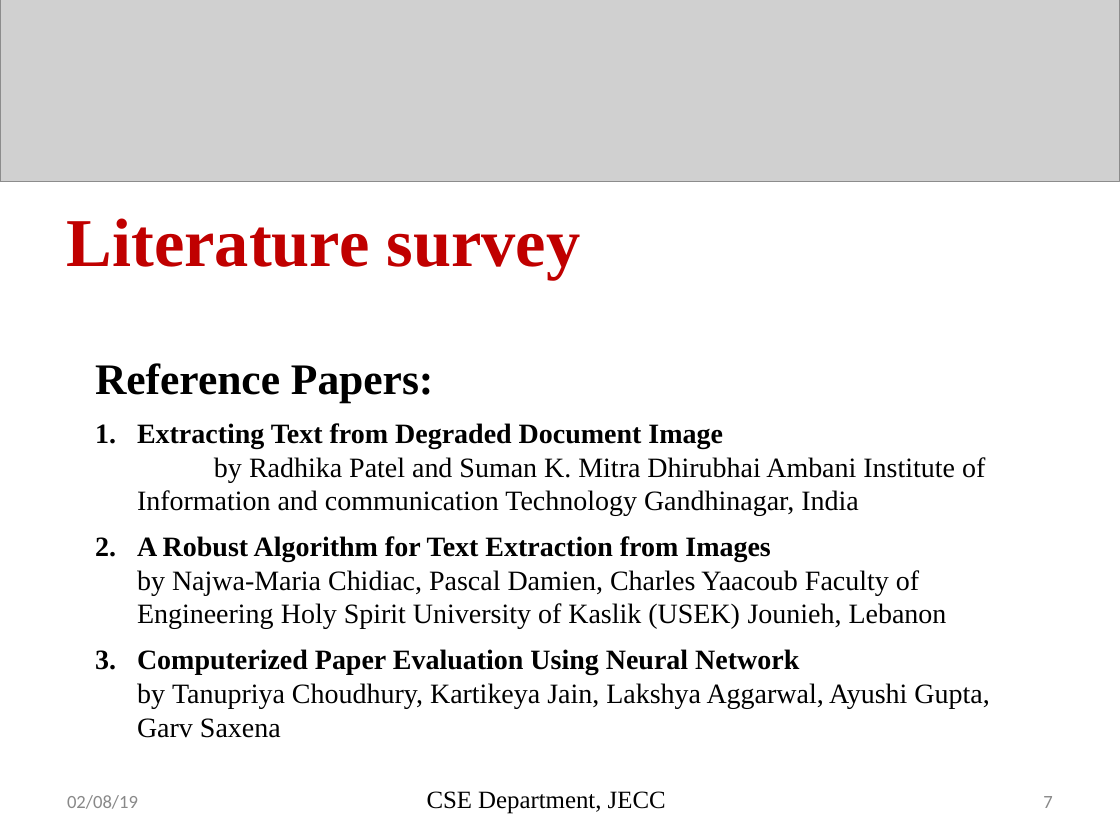
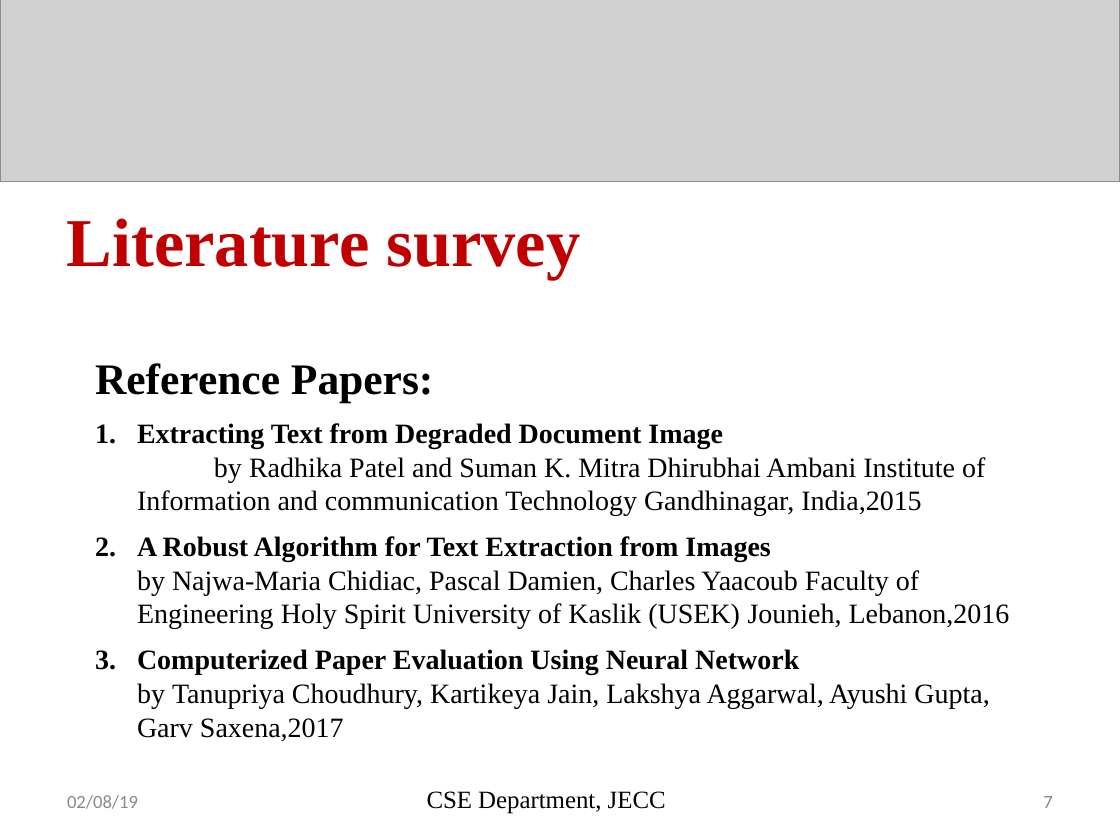
Before and after one commit to sreeragrnandan/Design-Project, a slide deck: slide 7 of DP G7 first review.pptx. Drawn at 1120x840 pixels with LibreOffice and Linux fonts; fonts in the diff are those of the drawing; grey boxes stand for pictures. Boxes give left, top, right and bottom in pixels: in the first picture for what was removed or moved away, otherwise in the second. Text is boxed around its words. In the diff, an @@ line names an element or a change of style, - is before the commit and + after.

```diff
--- a/DP G7 first review.pptx
+++ b/DP G7 first review.pptx
@@ text at <box>137,423,1010,741</box>: text changed @@
-1. Extracting Text from Degraded Document Image by Radhika Patel and Suman K. Mitra Dhirubhai Ambani Institute of Information and communication Technology Gandhinagar, India
-2. A Robust Algorithm for Text Extraction from Images by Najwa-Maria Chidiac, Pascal Damien, Charles Yaacoub Faculty of Engineering Holy Spirit University of Kaslik (USEK) Jounieh, Lebanon
-3. Computerized Paper Evaluation Using Neural Network by Tanupriya Choudhury, Kartikeya Jain, Lakshya Aggarwal, Ayushi Gupta, Garv Saxena
+1. Extracting Text from Degraded Document Image by Radhika Patel and Suman K. Mitra Dhirubhai Ambani Institute of Information and communication Technology Gandhinagar, India,2015
+2. A Robust Algorithm for Text Extraction from Images by Najwa-Maria Chidiac, Pascal Damien, Charles Yaacoub Faculty of Engineering Holy Spirit University of Kaslik (USEK) Jounieh, Lebanon,2016
+3. Computerized Paper Evaluation Using Neural Network by Tanupriya Choudhury, Kartikeya Jain, Lakshya Aggarwal, Ayushi Gupta, Garv Saxena,2017
```
Also in this commit, not shown: 9 other slides changed, 2 slides added, 3 slides removed, 1 other file.
